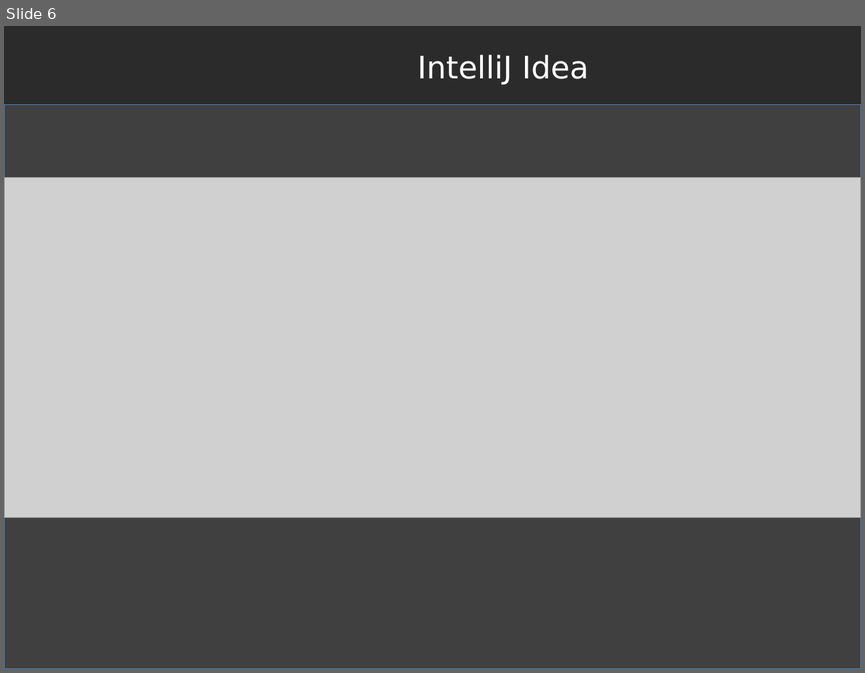
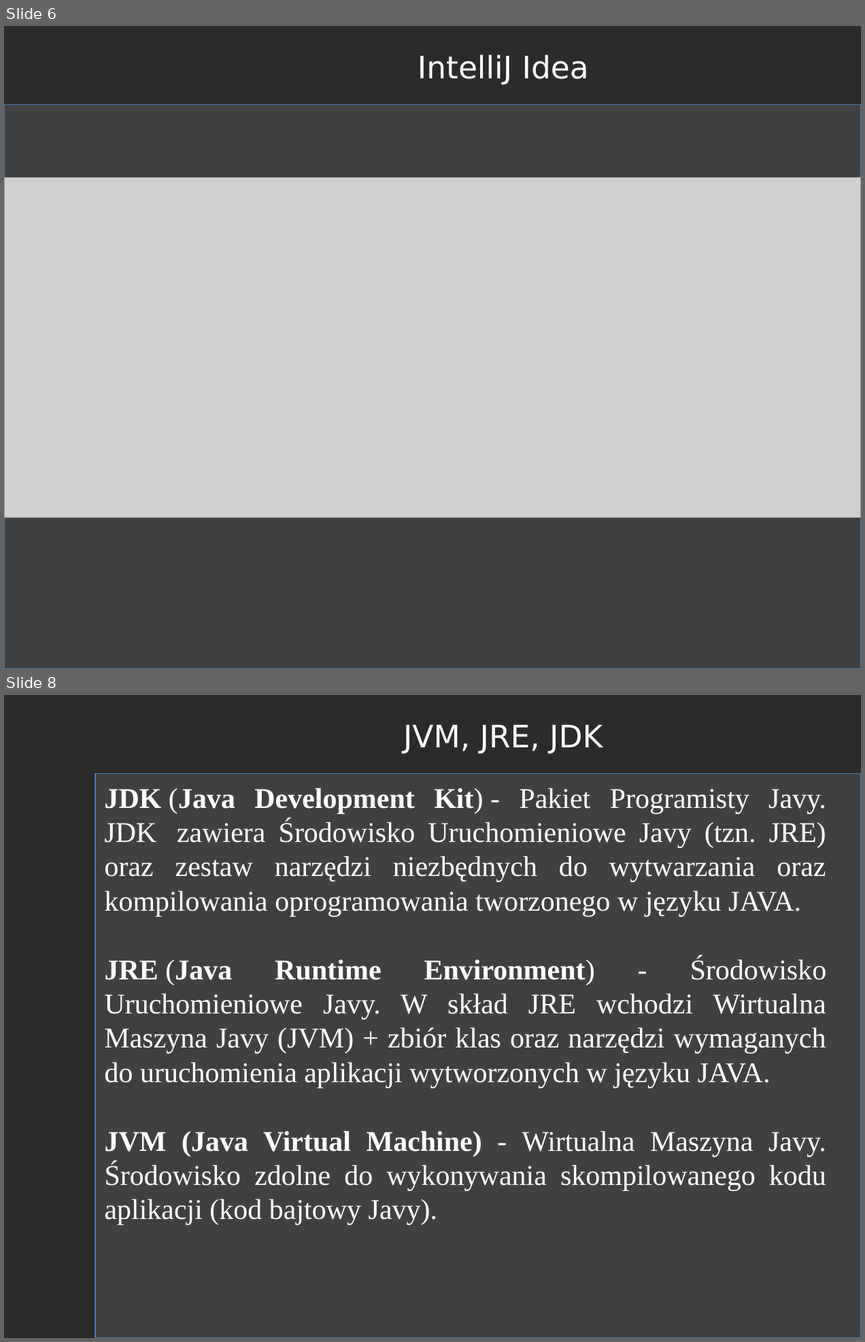
Before and after one commit to RafLew84/WpumKJ, a slide deck: 2021-2022/Wykład/Wyklad1.pptx. Shown one above the other, each under a label of ours: slide 6 before the commit, slides 6 and 8 after it; the slides between them are not shown. The pictures are 865x673 and 865x1342 pixels, drawn with LibreOffice and Linux fonts; fonts in the diff are those of the drawing; grey boxes stand for pictures; background and template pictures are left out; a plain dark background stands for a picture behind light text. Boxes give left, top, right and bottom in pixels: in the first picture for what was removed or moved away, otherwise in the second. Text is boxed around its words. In the diff, an @@ line names an element or a change of style, - is before the commit and + after.

```diff
--- a/2021-2022/Wykład/Wyklad1.pptx
+++ b/2021-2022/Wykład/Wyklad1.pptx
@@ slide 8 added at [4, 695, 861, 1338], background picture (left out) @@
@@ text added at [403, 725, 602, 753], 26 pt, text #FFFFFF @@
+JVM, JRE, JDK
@@ rectangle added at [95, 774, 861, 1338], fill #404040, outline #4B7EBC 0.75 pt @@
@@ text added at [105, 788, 827, 1225], 24 pt, text #FFFFFF @@
+JDK (Java Development Kit) - Pakiet Programisty Javy. JDK zawiera Środowisko Uruchomieniowe Javy (tzn. JRE) oraz zestaw narzędzi niezbędnych do wytwarzania oraz kompilowania oprogramowania tworzonego w języku JAVA.
+JRE (Java Runtime Environment) - Środowisko Uruchomieniowe Javy. W skład JRE wchodzi Wirtualna Maszyna Javy (JVM) + zbiór klas oraz narzędzi wymaganych do uruchomienia aplikacji wytworzonych w języku JAVA.
+JVM (Java Virtual Machine) - Wirtualna Maszyna Javy. Środowisko zdolne do wykonywania skompilowanego kodu aplikacji (kod bajtowy Javy).
```
Also in this commit, not shown: 1 slide changed, 10 other slides added, 7 other files.
